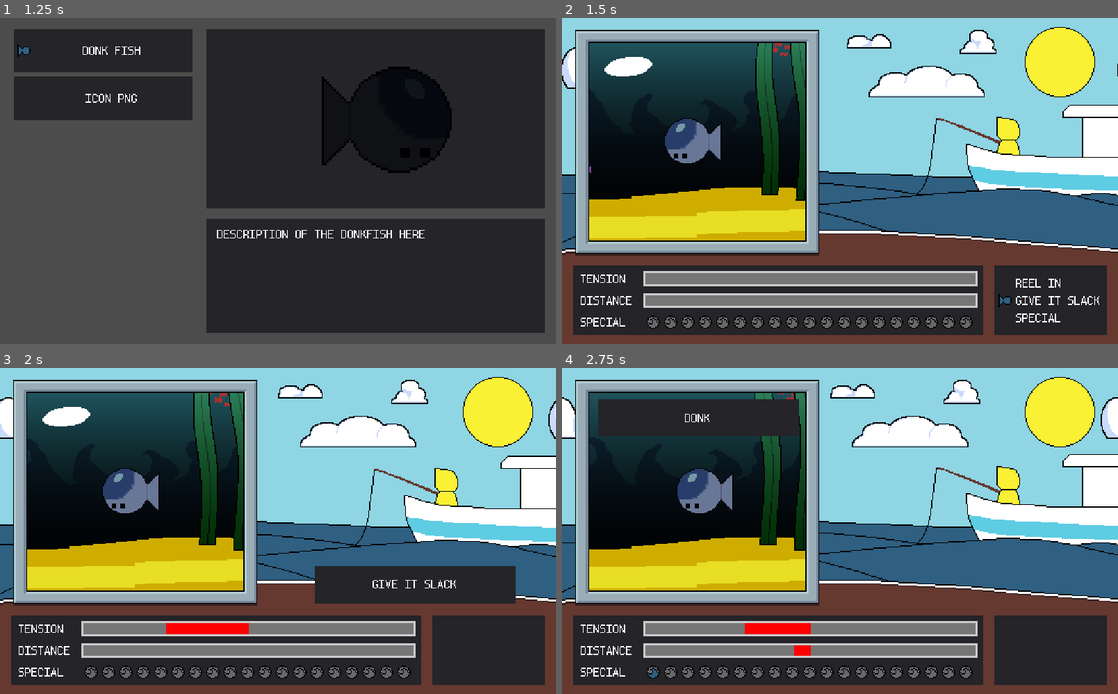
Above: before the commit, frames 1-4 (two rows, left to right).
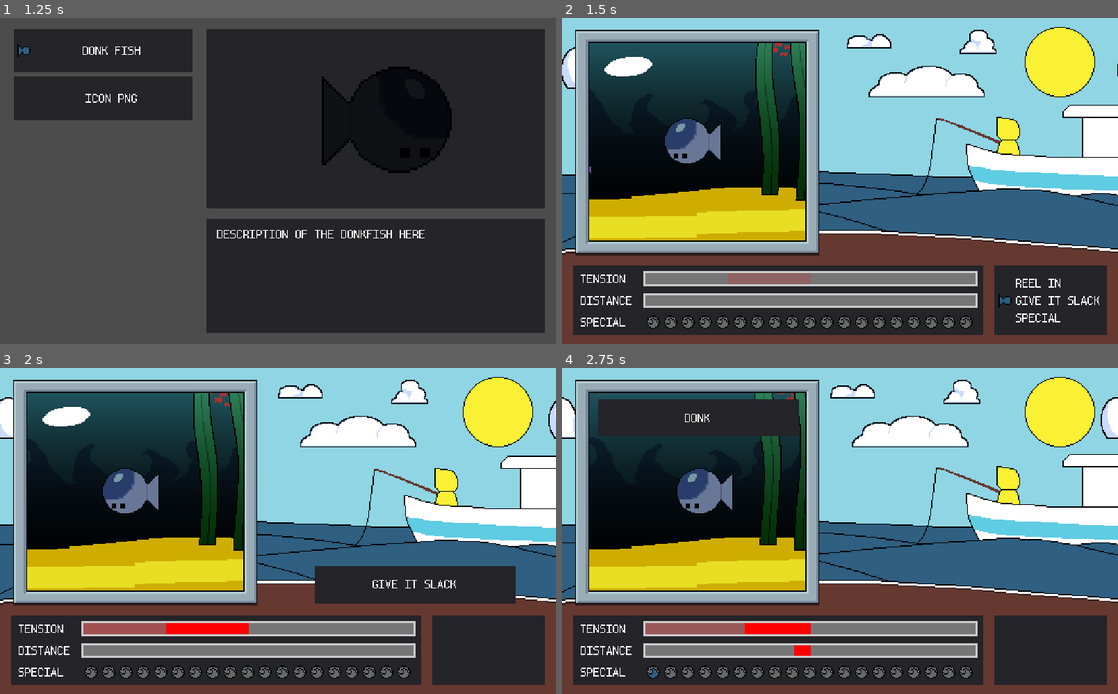
Above: after the commit, the same moments.

Repository: TateKennington/Battle-Fish-Saga
Game: Godot game, scene res://GUI/MainMenu.tscn
The game is run twice, just before and just after one commit, with the same random seed, the same clock (stepped at 60 frames per second) and the same inputs. The engine's default icon, where the game draws it, is replaced by a stand-in: a white triangle on a blue panel in a dark square.
Inputs:
- Up to frame 1 (1.25 s): tap Enter at 0.5 s; hold Up from 0.53 s (still down); tap Space at 0.77 s
- Up to frame 2 (1.5 s): tap Space at 1.25 s; release Up at 1.28 s; hold Down from 1.28 s (still down)
- Up to frame 3 (2 s): keep holding Down; tap Space at 1.52 s
- Up to frame 4 (2.75 s): release Down at 2.03 s; hold Up from 2.03 s (still down)

Frame 1 is identical in both runs. In frame 3, 0.5% of the frame differs, in the area x 15-30%, y 78-82%; in frame 4, 0.6%, in the area x 15-33%, y 78-82%.

Commit message:
Add hover state to the tension bar

Diff:
--- a/GUI/BattleGUI.gd
+++ b/GUI/BattleGUI.gd
@@ -67,6 +67,8 @@
 
 func hover_move(index: int):
 	var current_move: Ability = moves_list[current_menu][index]
+	tension_bar.hover_value = current_move.tension_change
+	distance_bar.hover_value = current_move.distance_change
 	if current_move.tension_cost > 0 || current_move.slack_cost > 0 && battle.can_use_move(current_move):
 		special_bar.show_cost(current_move.tension_cost, current_move.slack_cost)
 		return;
--- a/GUI/BattleGUI.tscn
+++ b/GUI/BattleGUI.tscn
@@ -48,6 +48,8 @@
 margin_right = -5.0
 margin_bottom = 19.0
 value = 10.0
+hover_value = 40.0
+hover_alpha = 0.1
 
 [node name="Label" type="Label" parent="StatsPanel/Tension"]
 margin_left = 7.0
@@ -73,6 +75,7 @@
 margin_right = -5.0
 margin_bottom = 19.0
 value = 10.0
+hover_value = 40.0
 
 [node name="Label" type="Label" parent="StatsPanel/Distance"]
 margin_left = 7.0
--- a/GUI/Components/TensionBar/TensionBar.gd
+++ b/GUI/Components/TensionBar/TensionBar.gd
@@ -5,12 +5,28 @@
 class_name TensionBar
 
 export(float) var value setget set_value;
+export(float) var hover_value setget set_hover_value;
+export(float) var hover_alpha setget set_hover_alpha;
 
 func set_value(new_value: float):
 	value = new_value;
 	update();
 
+func set_hover_value(value_change: float):
+	hover_value = value + value_change;
+	update();
+
+func set_hover_alpha(new_value: float):
+	hover_alpha = new_value;
+	update();
+
+func _ready():
+	$AnimationPlayer.play("hover");
+
 func _draw():
+	var hover_color = Color.red
+	hover_color.a = hover_alpha
 	draw_rect(Rect2(rect_pivot_offset, rect_size), Color("#CCCCCC"))
 	draw_rect(Rect2(rect_pivot_offset + Vector2(2, 2), rect_size - Vector2(4, 4)), Color("#777"))
+	draw_rect(Rect2(Vector2(rect_pivot_offset.x + 0.5*rect_size.x, rect_pivot_offset.y+2), Vector2(hover_value/100*(rect_size.x/2-2), rect_size.y-4)), hover_color)
 	draw_rect(Rect2(Vector2(rect_pivot_offset.x + 0.5*rect_size.x, rect_pivot_offset.y+2), Vector2(value/100*(rect_size.x/2-2), rect_size.y-4)), Color.red)
--- a/GUI/Components/TensionBar/TensionBar.tscn
+++ b/GUI/Components/TensionBar/TensionBar.tscn
@@ -1,6 +1,23 @@
-[gd_scene load_steps=2 format=2]
+[gd_scene load_steps=3 format=2]
 
 [ext_resource path="res://GUI/Components/TensionBar/TensionBar.gd" type="Script" id=1]
+
+[sub_resource type="Animation" id=1]
+resource_name = "hover"
+length = 2.0
+loop = true
+tracks/0/type = "value"
+tracks/0/path = NodePath(".:hover_alpha")
+tracks/0/interp = 1
+tracks/0/loop_wrap = true
+tracks/0/imported = false
+tracks/0/enabled = true
+tracks/0/keys = {
+"times": PoolRealArray( 0, 1, 2 ),
+"transitions": PoolRealArray( 1, 1, 1 ),
+"update": 0,
+"values": [ 0.1, 0.4, 0.1 ]
+}
 
 [node name="TensionBar" type="Control"]
 anchor_right = 1.0
@@ -12,3 +29,7 @@
 __meta__ = {
 "_edit_use_anchors_": false
 }
+hover_alpha = 0.282457
+
+[node name="AnimationPlayer" type="AnimationPlayer" parent="."]
+anims/hover = SubResource( 1 )
